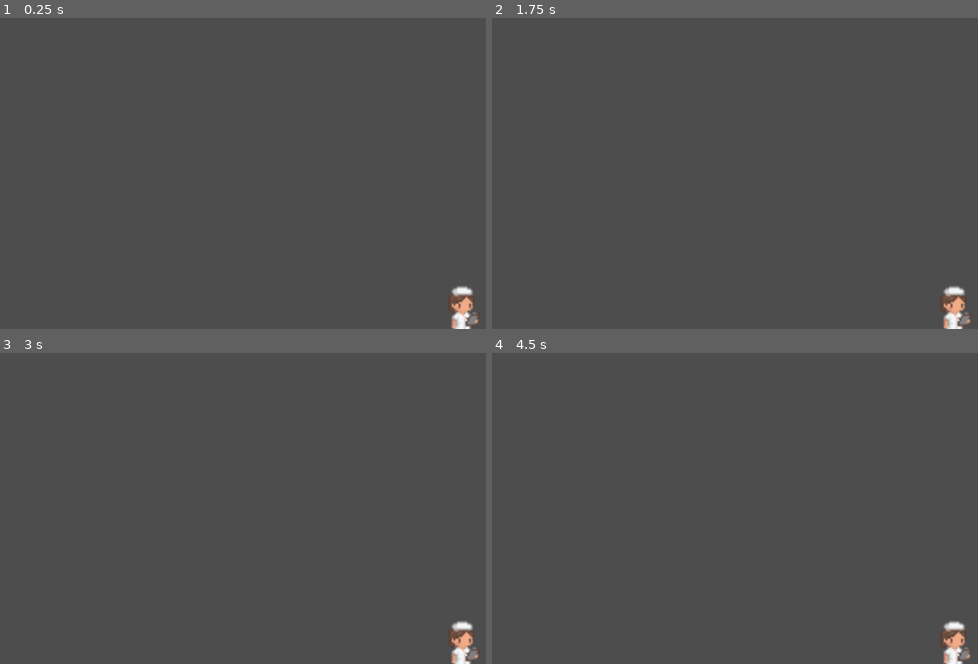
Above: before the commit, frames 1-4 (two rows, left to right).
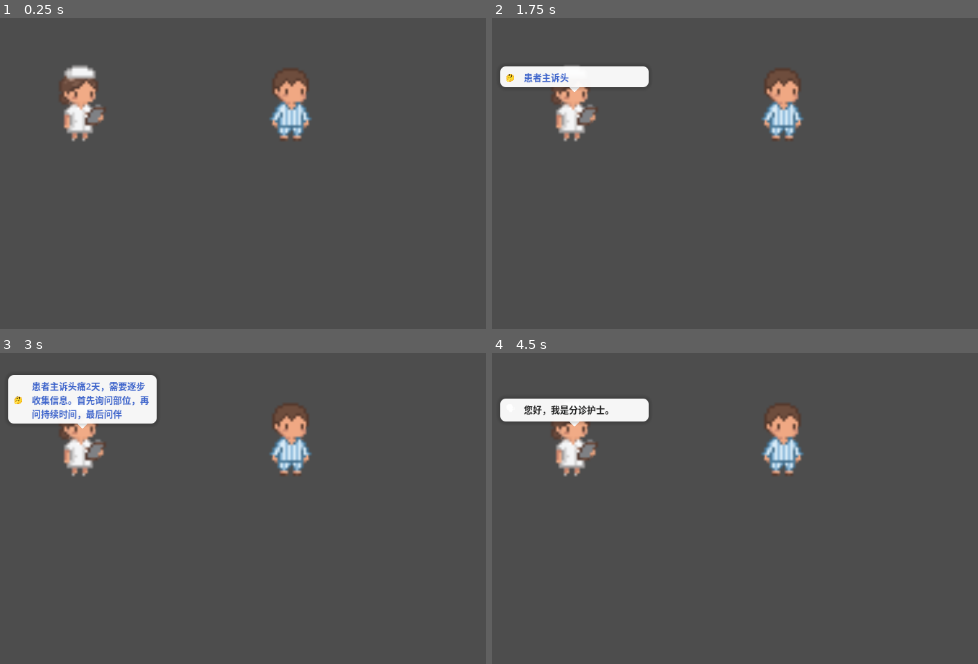
Above: after the commit, the same moments.

Repository: So-cean/MedSquad-
Game: Godot game, scene res://scens/edmas/DialogueTest.tscn
Two runs of this game, one before a commit and one after it. Both use one fixed random seed, a clock stepped at 60 frames per second and the inputs below.
Inputs (mouse positions are in pixels of both pictures, inside the frame that each line leads up to):
- Up to frame 1 (0.25 s): no input
- Up to frame 2 (1.75 s): tap Enter at 0.5 s; move the mouse to (856, 83) at 0.52 s; hold D 0.53-1.25 s; tap E at 0.6 s; click (856, 83) at 0.67 s; tap Space at 1.25 s; drag from (516, 126) to (953, 313) at 1.27 s
- Up to frame 3 (3 s): move the mouse to (outside the picture) at 2.02 s; hold D 2.03-2.75 s; tap M at 2.1 s; drag from (145, 530) to (outside the picture) at 2.77 s
- Up to frame 4 (4.5 s): move the mouse to (919, 505) at 3.52 s; hold A 3.53-4.25 s; tap Q at 3.6 s; drag from (outside the picture) to (953, 648) at 4.27 s

The runs differ from the first frame. In frame 1, 3.5% of the frame differs, in the area x 12-99%, y 15-100%; in frame 2, 5.1%; in frame 3, 7.8%, in the area x 1-99%, y 7-100%; in frame 4, 5.3%.
Error before the commit: Invalid assignment of property or key 'text' with value of type 'String' on a base object of type 'Nil'. (res://scripts/dialogue/dialogue_bubble.gd:109)

Commit message:
fix: defer bubble pool init to _process() (after _ready), position camera in test scene

Diff:
--- a/scens/edmas/DialogueTest.tscn
+++ b/scens/edmas/DialogueTest.tscn
@@ -12,7 +12,8 @@
 
 [node name="Camera2D" type="Camera2D" parent="."]
 enabled = true
-position_smoothing_enabled = false
+position = Vector2(500, 300)
+zoom = Vector2(1.5, 1.5)
 
 [node name="NPC_Nurse" type="CharacterBody2D" parent="."]
 position = Vector2(400, 300)
--- a/scripts/dialogue/dialogue_manager.gd
+++ b/scripts/dialogue/dialogue_manager.gd
@@ -16,16 +16,12 @@
 var _slots: Dictionary = {}
 
 
+var _bubbles_ready := false
+
 func _ready() -> void:
 	_layer = CanvasLayer.new()
 	_layer.layer = 100
 	add_child(_layer)
-
-	for i in POOL_SIZE:
-		var b := DialogueBubble.new()
-		b.name = "DialogueBubble_%d" % i
-		b.visible = false
-		_bubble_pool.append(b)
 
 	# Spawn ConversationManager as child
 	var cm_script = load("res://scripts/dialogue/conversation_manager.gd")
@@ -67,9 +63,19 @@
 # ═══════════════════════════════════════════════════════════════════════
 
 func _process(_delta: float) -> void:
+	# Initialize bubble pool on first frame (after all _ready() calls have run)
+	if not _bubbles_ready:
+		_bubbles_ready = true
+		for i in POOL_SIZE:
+			var b := DialogueBubble.new()
+			b.name = "DialogueBubble_%d" % i
+			b.visible = false
+			_layer.add_child(b)
+			_bubble_pool.append(b)
+		return
+
 	var camera := _get_camera()
 	if not camera:
-		# No camera yet — bubbles can't be positioned
 		return
 
 	# Assign / release bubbles based on NPC dialogue state
